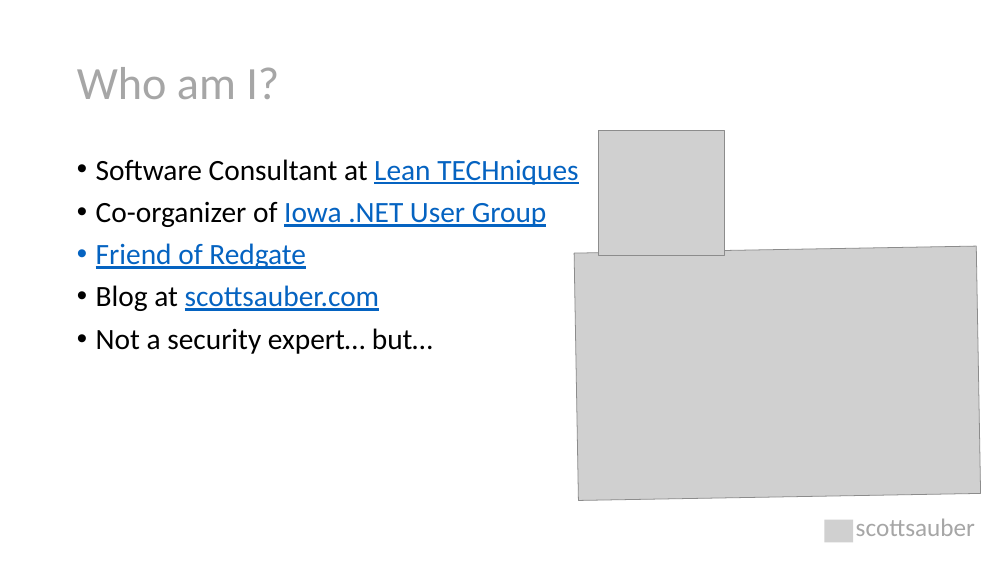
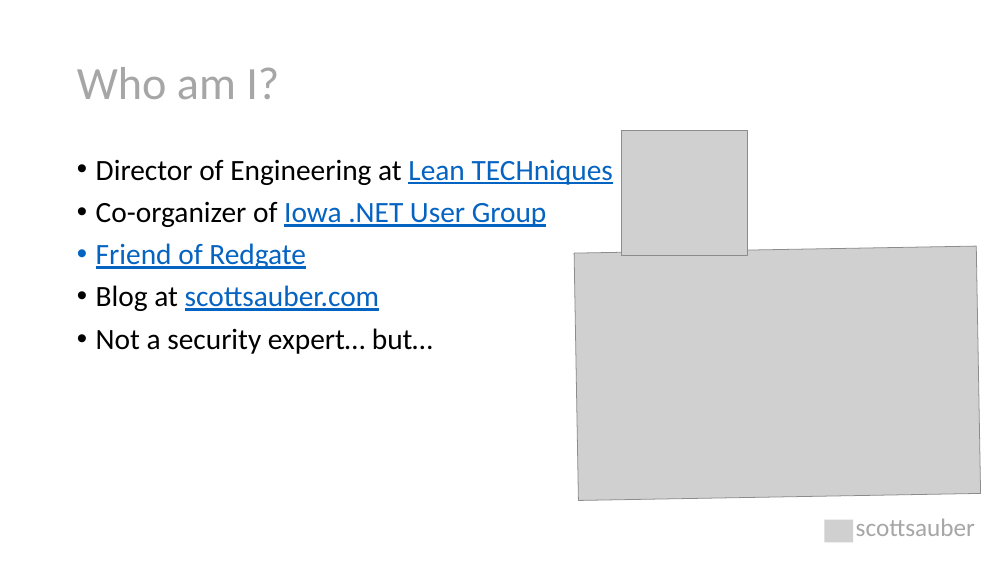
Before and after one commit to nirzaf/DotNetWorkShopTalk, a slide deck: slide 5 of 2021-05-04-MNDevelopersConference-SecurityHeaders/Security Headers Explained.pptx. Drawn at 1008x567 pixels with LibreOffice and Linux fonts; fonts in the diff are those of the drawing; grey boxes stand for pictures. Boxes give left, top, right and bottom in pixels: in the first picture for what was removed or moved away, otherwise in the second. Text is boxed around its words. In the diff, an @@ line names an element or a change of style, - is before the commit and + after.

Commit message:
updates

```diff
--- a/2021-05-04-MNDevelopersConference-SecurityHeaders/Security Headers Explained.pptx
+++ b/2021-05-04-MNDevelopersConference-SecurityHeaders/Security Headers Explained.pptx
@@ picture: place and size @@
-picture at [599,130,724,256]
+picture at [622,130,747,256]
@@ text at [96,159,613,185]: text changed @@
-• Software Consultant at Lean TECHniques
+• Director of Engineering at Lean TECHniques
```
